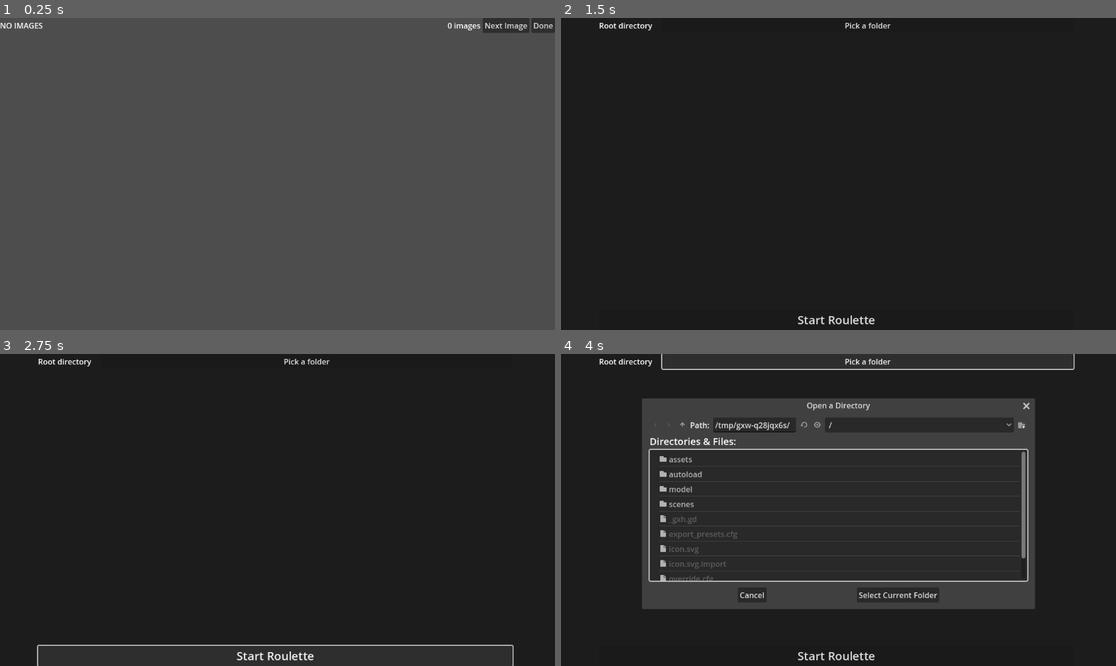
Above: before the commit, frames 1-4 (two rows, left to right).
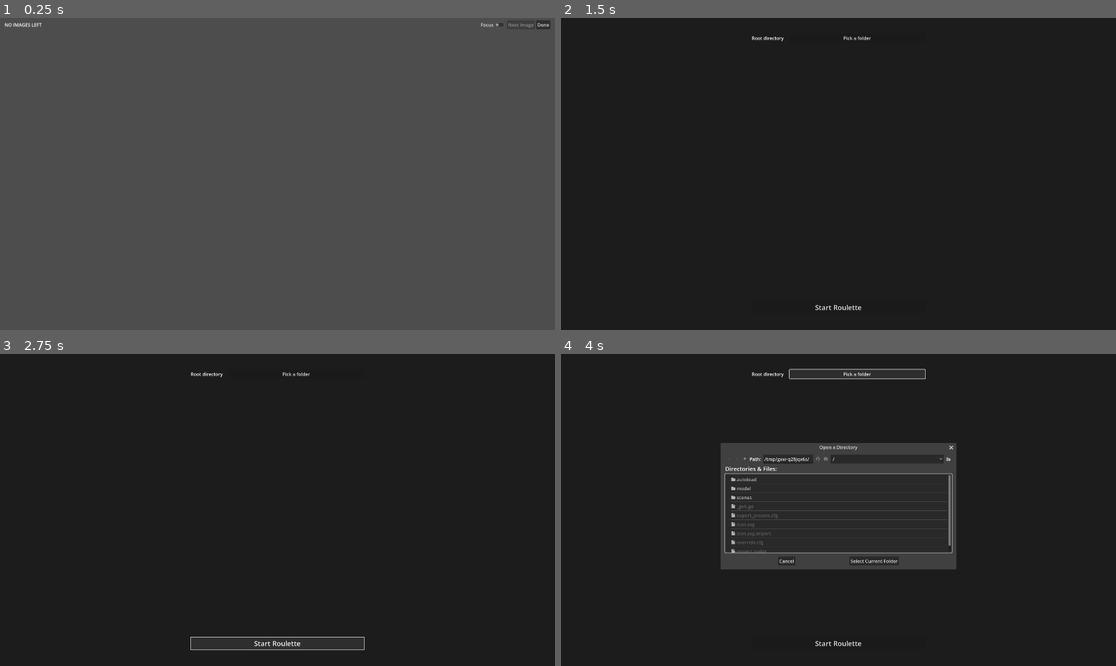
Above: after the commit, the same moments.

Repository: tsraveling/art-roulette
Game: Godot game, scene res://scenes/roulette/RouletteScene.tscn
The game is run twice, just before and just after one commit, with the same random seed, the same clock (stepped at 60 frames per second) and the same inputs. This scene is started directly instead of the project's main scene.
Inputs (mouse positions are in pixels of both pictures, inside the frame that each line leads up to):
- Up to frame 1 (0.25 s): no input
- Up to frame 2 (1.5 s): click (1054, 24) at 0.5 s, where only the run after the commit has a clickable "Focus"; click "Done" at 1.25 s
- Up to frame 3 (2.75 s): click "Start Roulette" at 2 s
- Up to frame 4 (4 s): click "Start Roulette" at 2.75 s; click "Pick a folder" at 3.5 s

The runs differ from the first frame. In frame 1, 0.6% of the frame differs, in the area x 0-100%, y 0-5%; in frame 2, 0.5%; in frame 3, 1.1%; in frame 4, 19%, in the area x 6-93%, y 0-99%.

Commit message:
Added focus mode and image list pops

Diff:
--- a/autoload/FileBrowser.gd
+++ b/autoload/FileBrowser.gd
@@ -3,6 +3,9 @@
 var root_directory: String = "Pick a folder"
 var folders: Array[Folder] = []
 var image_paths: Array[String] = []
+var image_paths_skipped: Array[String] = []
+var image_paths_done: Array[String] = []
+var total_images_loaded: int = 0
 var initialized := false
 
 func save_root():
@@ -43,10 +46,34 @@
 
 func load_active_images():
 	image_paths.clear()
+	image_paths_skipped.clear()
+	image_paths_done.clear()
 	for folder in folders:
 		if folder.included:
 			image_paths.append_array(folder.image_paths)
-	print("Loaded %d images" % image_paths.size())
+	total_images_loaded = image_paths.size()
+	print("Loaded %d images" % total_images_loaded)
+
+func pop_next(did_finish: bool = true) -> String:
+
+	# Ensure the array is not empty to avoid errors
+	if image_paths.size() == 0:
+		return ""  # or handle the empty array case as needed
+
+	var image_index = randi() % image_paths.size()
+	var selected_image = image_paths[image_index]
+
+	# Remove the selected item from the array
+	image_paths.remove_at(image_index)
+
+	# Add the image to the correct array
+	if did_finish:
+		image_paths_done.append(selected_image)
+	else:
+		image_paths_skipped.append(selected_image)
+
+	return selected_image
+
 
 func _ready():
 	var config = ConfigFile.new()
--- a/project.godot
+++ b/project.godot
@@ -18,3 +18,16 @@
 [autoload]
 
 FileBrowser="*res://autoload/FileBrowser.gd"
+
+[display]
+
+window/size/viewport_width=1920
+window/size/viewport_height=1080
+
+[input]
+
+skip={
+"deadzone": 0.5,
+"events": [Object(InputEventKey,"resource_local_to_scene":false,"resource_name":"","device":-1,"window_id":0,"alt_pressed":false,"shift_pressed":false,"ctrl_pressed":false,"meta_pressed":false,"pressed":false,"keycode":0,"physical_keycode":32,"key_label":0,"unicode":32,"echo":false,"script":null)
+]
+}
--- a/scenes/roulette/RouletteScene.gd
+++ b/scenes/roulette/RouletteScene.gd
@@ -1,21 +1,25 @@
 extends Control
 
 @onready var image_rect := $VerticalLayout/ImageRect
-@onready var image_count_label := $VerticalLayout/ToolBar/ImageCountLabel
-@onready var current_path_label := $VerticalLayout/ToolBar/CurrentPathLabel
+@onready var image_count_label := $VerticalLayout/MarginContainer/ToolBar/ImageCountLabel
+@onready var current_path_label := $VerticalLayout/MarginContainer/ToolBar/CurrentPathLabel
+@onready var next_button := $VerticalLayout/MarginContainer/ToolBar/NextButton
 
 # STUB: On pick, pop the picked image and put it in a "done" array
 # STUB: Add timers
 # STUB: Clicking a checkbox on or off
 
 func get_next():
-	if FileBrowser.image_paths.size() == 0:
+
+	var image_path = FileBrowser.pop_next()
+	if image_path == "":
 		image_rect.texture = null
-		current_path_label.text = "NO IMAGES"
+		current_path_label.text = "NO IMAGES LEFT"
+		next_button.disabled = true
 		return
 
-	var image_index = randi() % FileBrowser.image_paths.size()
-	var image_path = FileBrowser.image_paths[image_index]
+	image_count_label.text = "%d / %d left" % [FileBrowser.image_paths.size(), FileBrowser.total_images_loaded]
+
 	var disp_path = image_path.replace(FileBrowser.root_directory, "")
 	var image = Image.load_from_file(image_path)
 	if image != null:
@@ -25,17 +29,19 @@
 
 # Called when the node enters the scene tree for the first time.
 func _ready():
-	image_count_label.text = "%d images" % FileBrowser.image_paths.size()
 	get_next()
 
 # Called every frame. 'delta' is the elapsed time since the previous frame.
 func _process(delta):
-	pass
-
+	if Input.is_action_just_pressed("skip"):
+		get_next()
 
 func _on_done_button_pressed():
 	get_tree().change_scene_to_file("res://scenes/setup/SetupScene.tscn")
 
-
 func _on_next_button_pressed():
 	get_next()
+
+
+func _on_focus_button_toggled(button_pressed):
+	DisplayServer.window_set_mode(DisplayServer.WINDOW_MODE_FULLSCREEN if button_pressed else DisplayServer.WINDOW_MODE_WINDOWED)
--- a/scenes/roulette/RouletteScene.tscn
+++ b/scenes/roulette/RouletteScene.tscn
@@ -1,7 +1,6 @@
-[gd_scene load_steps=3 format=3 uid="uid://brfyn2p2tmcjs"]
+[gd_scene load_steps=2 format=3 uid="uid://brfyn2p2tmcjs"]
 
 [ext_resource type="Script" path="res://scenes/roulette/RouletteScene.gd" id="1_xx47x"]
-[ext_resource type="Texture2D" uid="uid://dpket32i1n8jk" path="res://assets/art/test.jpg" id="2_vui01"]
 
 [node name="RouletteScene" type="Control"]
 layout_mode = 3
@@ -20,33 +19,44 @@
 grow_horizontal = 2
 grow_vertical = 2
 
-[node name="ToolBar" type="HBoxContainer" parent="VerticalLayout"]
+[node name="MarginContainer" type="MarginContainer" parent="VerticalLayout"]
+layout_mode = 2
+theme_override_constants/margin_left = 16
+theme_override_constants/margin_top = 8
+theme_override_constants/margin_right = 16
+theme_override_constants/margin_bottom = 4
+
+[node name="ToolBar" type="HBoxContainer" parent="VerticalLayout/MarginContainer"]
 custom_minimum_size = Vector2(0, 20)
 layout_mode = 2
 alignment = 2
 
-[node name="CurrentPathLabel" type="Label" parent="VerticalLayout/ToolBar"]
+[node name="CurrentPathLabel" type="Label" parent="VerticalLayout/MarginContainer/ToolBar"]
 layout_mode = 2
 size_flags_horizontal = 3
 text_overrun_behavior = 2
 
-[node name="ImageCountLabel" type="Label" parent="VerticalLayout/ToolBar"]
+[node name="ImageCountLabel" type="Label" parent="VerticalLayout/MarginContainer/ToolBar"]
 layout_mode = 2
 
-[node name="NextButton" type="Button" parent="VerticalLayout/ToolBar"]
+[node name="FocusButton" type="CheckButton" parent="VerticalLayout/MarginContainer/ToolBar"]
+layout_mode = 2
+text = "Focus"
+
+[node name="NextButton" type="Button" parent="VerticalLayout/MarginContainer/ToolBar"]
 layout_mode = 2
 text = "Next Image"
 
-[node name="DoneButton" type="Button" parent="VerticalLayout/ToolBar"]
+[node name="DoneButton" type="Button" parent="VerticalLayout/MarginContainer/ToolBar"]
 layout_mode = 2
 text = "Done	"
 
 [node name="ImageRect" type="TextureRect" parent="VerticalLayout"]
 layout_mode = 2
 size_flags_vertical = 3
-texture = ExtResource("2_vui01")
 expand_mode = 1
 stretch_mode = 5
 
-[connection signal="pressed" from="VerticalLayout/ToolBar/NextButton" to="." method="_on_next_button_pressed"]
-[connection signal="pressed" from="VerticalLayout/ToolBar/DoneButton" to="." method="_on_done_button_pressed"]
+[connection signal="toggled" from="VerticalLayout/MarginContainer/ToolBar/FocusButton" to="." method="_on_focus_button_toggled"]
+[connection signal="pressed" from="VerticalLayout/MarginContainer/ToolBar/NextButton" to="." method="_on_next_button_pressed"]
+[connection signal="pressed" from="VerticalLayout/MarginContainer/ToolBar/DoneButton" to="." method="_on_done_button_pressed"]
--- a/scenes/setup/SetupScene.tscn
+++ b/scenes/setup/SetupScene.tscn
@@ -22,12 +22,16 @@
 color = Color(0.109804, 0.109804, 0.109804, 1)
 
 [node name="VerticalLayout" type="VBoxContainer" parent="."]
+custom_minimum_size = Vector2(600, 0)
 layout_mode = 1
-anchors_preset = 15
-anchor_right = 1.0
+anchors_preset = 13
+anchor_left = 0.5
+anchor_right = 0.5
 anchor_bottom = 1.0
-offset_left = 79.0
-offset_right = -88.0
+offset_left = -300.0
+offset_top = 54.0
+offset_right = 300.0
+offset_bottom = -57.0
 grow_horizontal = 2
 grow_vertical = 2
 
Binary file removed: assets/art/test.jpg
Not shown, removed: assets/art/test.jpg.import
